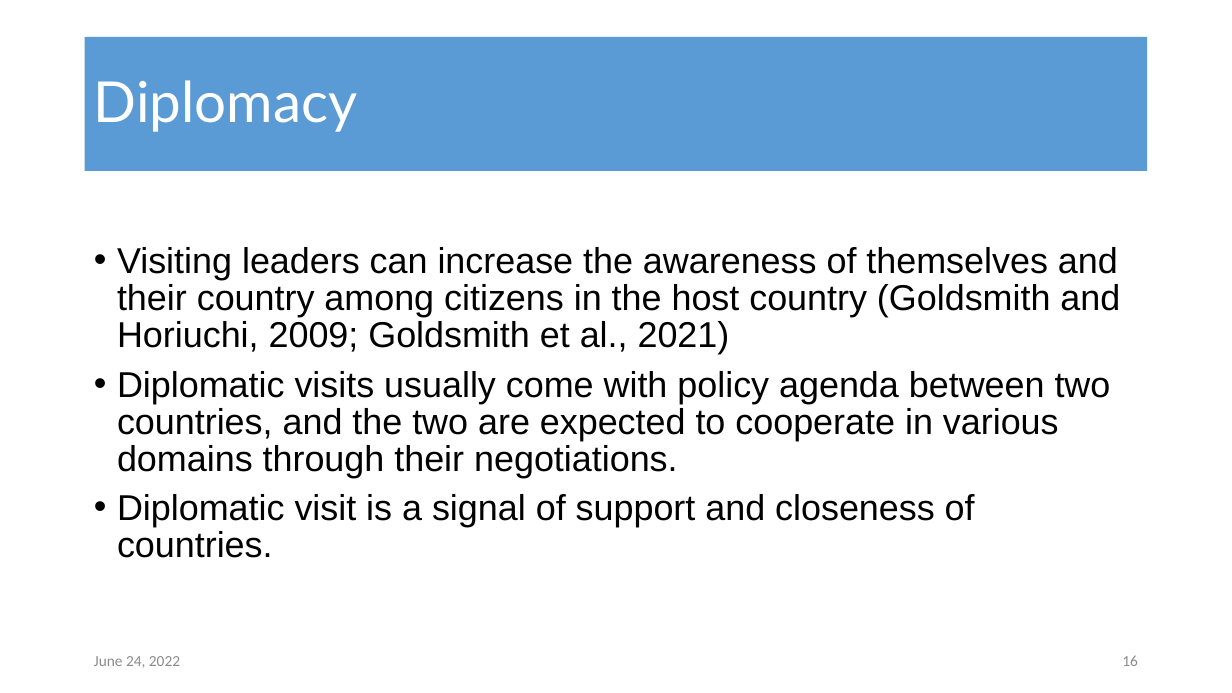
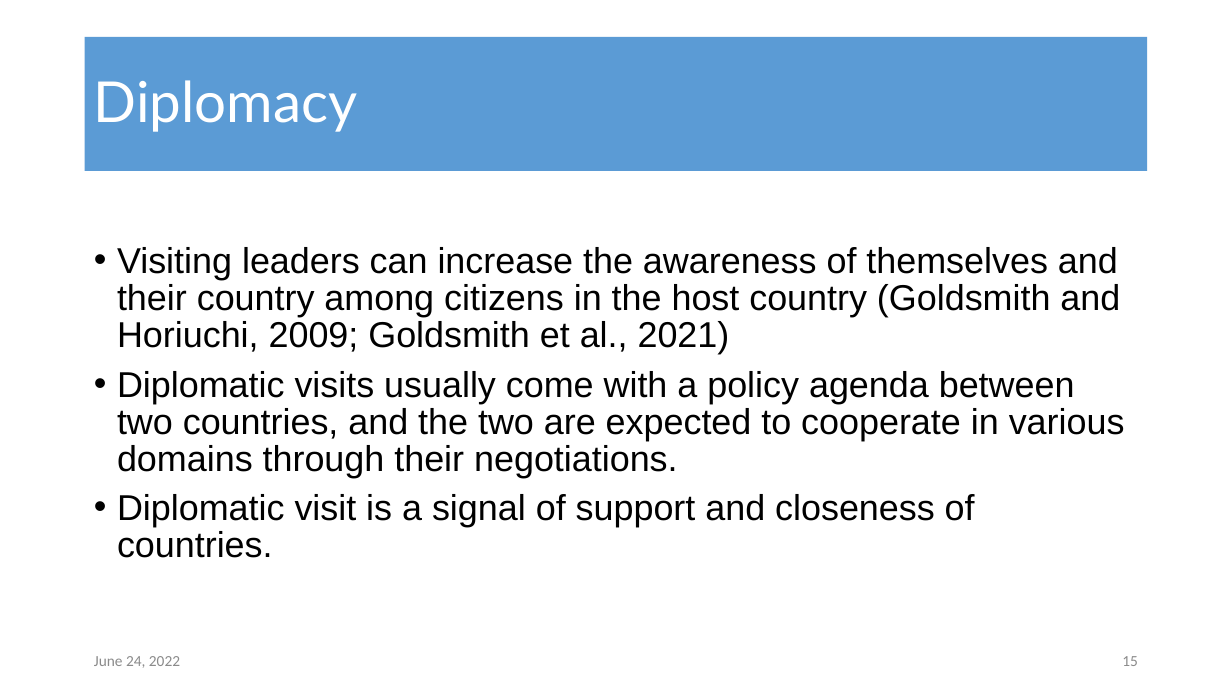
Before and after one commit to milesdwilliams15/chinese_media_and_foreign_aid, a slide deck: slide 15 of 05_Presentation/aiddata_presentation.pptx (slide 16 before the commit). Drawn at 1232x693 pixels with LibreOffice and Linux fonts; fonts in the diff are those of the drawing. Boxes give left, top, right and bottom in pixels: in the first picture for what was removed or moved away, otherwise in the second. Text is boxed around its words. In the diff, an @@ line names an element or a change of style, - is before the commit and + after.

```diff
--- a/05_Presentation/aiddata_presentation.pptx
+++ b/05_Presentation/aiddata_presentation.pptx
@@ text at <box>117,371,1125,477</box>: text changed @@
-• Diplomatic visits usually come with policy agenda between two countries, and the two are expected to cooperate in various domains through their negotiations.
+• Diplomatic visits usually come with a policy agenda between two countries, and the two are expected to cooperate in various domains through their negotiations.
@@ page number at <box>1122,656,1138,666</box>: text changed @@
-16
+15
```
Also in this commit, not shown: 4 other slides changed, 1 slide removed, 7 other files.
